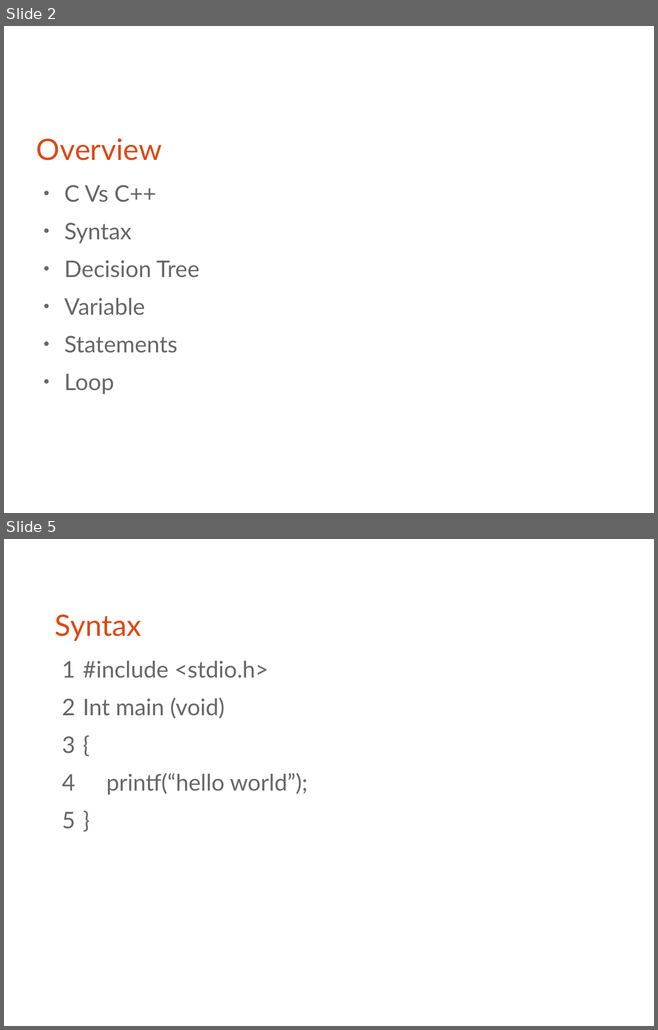
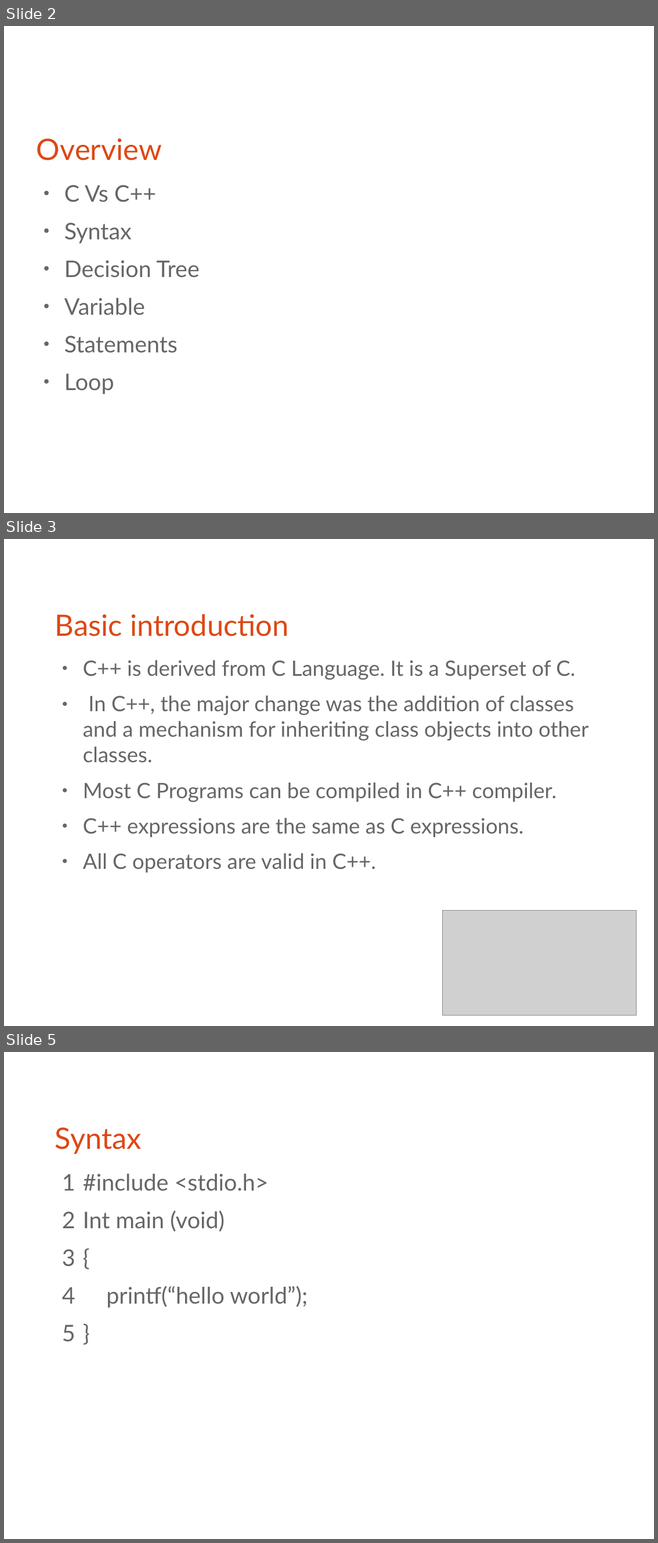
Before and after one commit to bagustris/prokom-tf, a slide deck: prokom1.odp. Shown one above the other, each under a label of ours: slides 2 and 5 before the commit, slides 2, 3 and 5 after it; the slides between them are not shown. The pictures are 658x1030 and 658x1543 pixels, drawn with LibreOffice and Linux fonts; fonts in the diff are those of the drawing; grey boxes stand for pictures. Boxes give left, top, right and bottom in pixels: in the first picture for what was removed or moved away, otherwise in the second. Text is boxed around its words. In the diff, an @@ line names an element or a change of style, - is before the commit and + after.

```diff
--- a/prokom1.odp
+++ b/prokom1.odp
@@ slide 3 added at box(4, 539, 654, 1026), background #FFFFFF @@
@@ title added at box(55, 614, 289, 636), 36 pt, text #DD4814 @@
+Basic introduction
@@ text added at box(83, 660, 588, 873), 25.9 pt, text #666666 @@
+● C++ is derived from C Language. It is a Superset of C.
+● In C++, the major change was the addition of classes and a mechanism for inheriting class objects into other classes.
+● Most C Programs can be compiled in C++ compiler.
+● C++ expressions are the same as C expressions.
+● All C operators are valid in C++.
@@ picture added at box(442, 910, 636, 1015) @@
```
Also in this commit, not shown: 3 slides changed, 1 slide removed, 1 other file.
